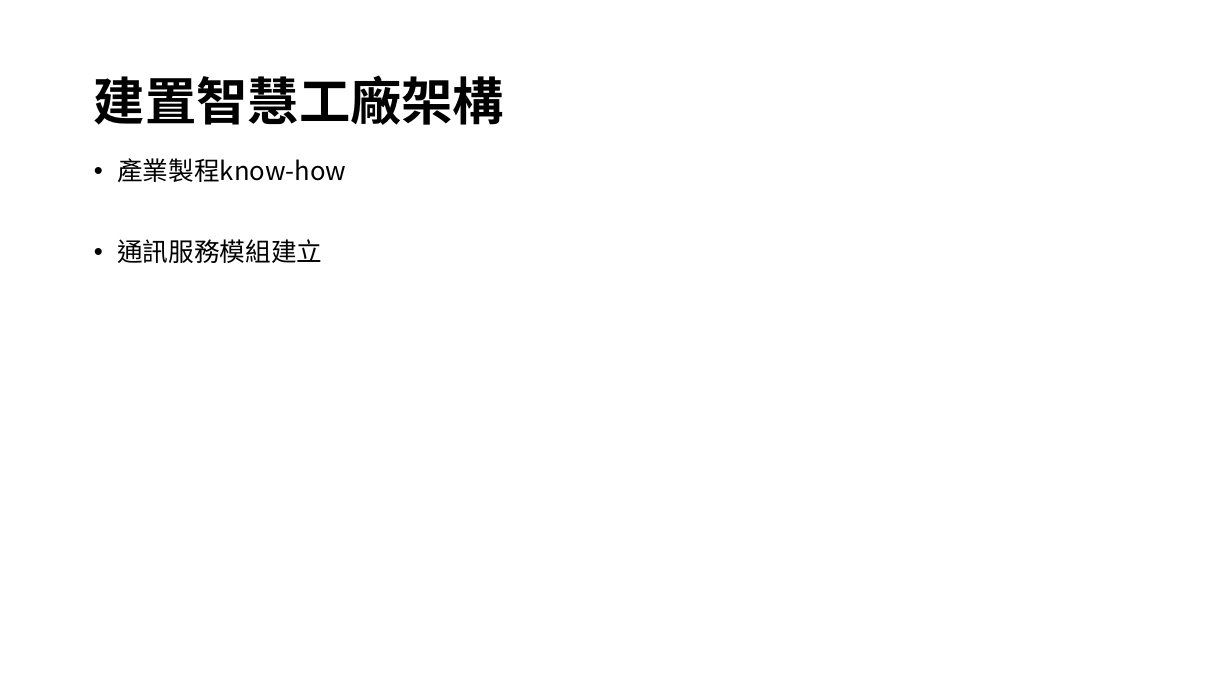
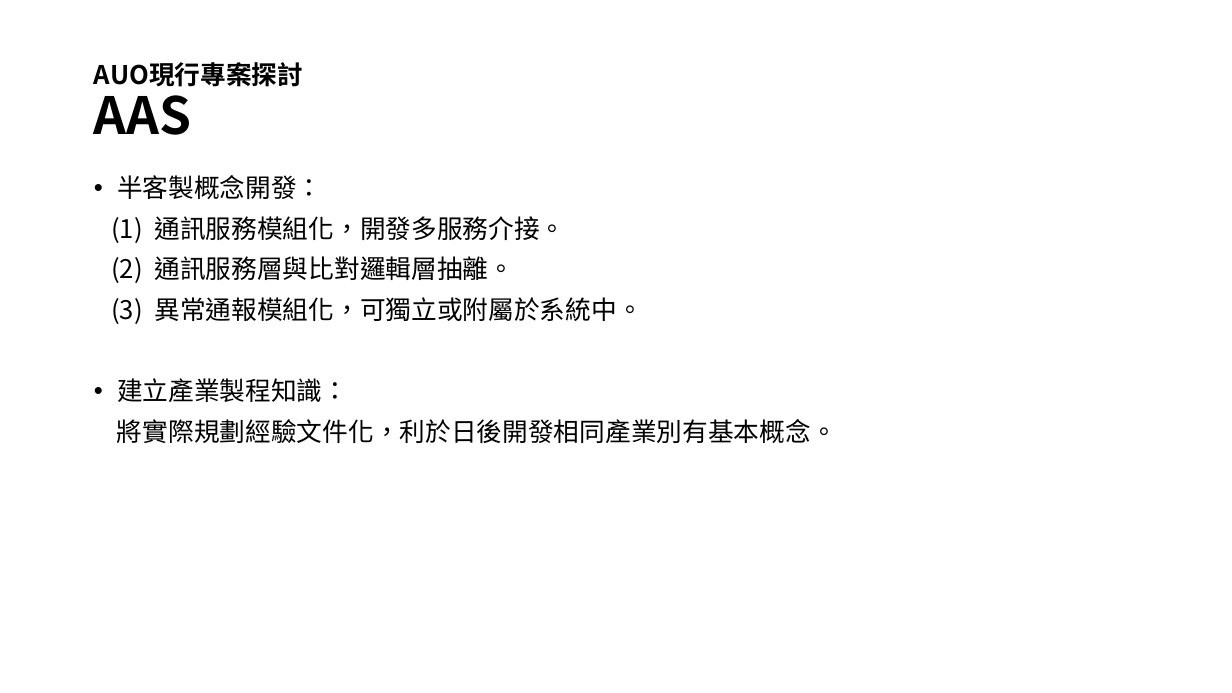
Before and after one commit to jenniecheng1995/TEST, a slide deck: slide 6 of 123.pptx (slide 5 before the commit). Drawn at 1232x693 pixels with LibreOffice and Linux fonts; fonts in the diff are those of the drawing. Boxes give left, top, right and bottom in pixels: in the first picture for what was removed or moved away, otherwise in the second. Text is boxed around its words. In the diff, an @@ line names an element or a change of style, - is before the commit and + after.

```diff
--- a/123.pptx
+++ b/123.pptx
@@ title at (94,62,303,135): text changed; size 40 to 20 pt @@
-建置智慧工廠架構
+AUO現行專案探討
+AAS
@@ text at (111,175,837,443): text changed @@
-• 產業製程know-how
-• 通訊服務模組建立
+• 半客製概念開發：
+(1) 通訊服務模組化，開發多服務介接。
+(2) 通訊服務層與比對邏輯層抽離。
+(3) 異常通報模組化，可獨立或附屬於系統中。
+• 建立產業製程知識：
+將實際規劃經驗文件化，利於日後開發相同產業別有基本概念。
```
Also in this commit, not shown: 4 other slides changed, 1 slide added.
